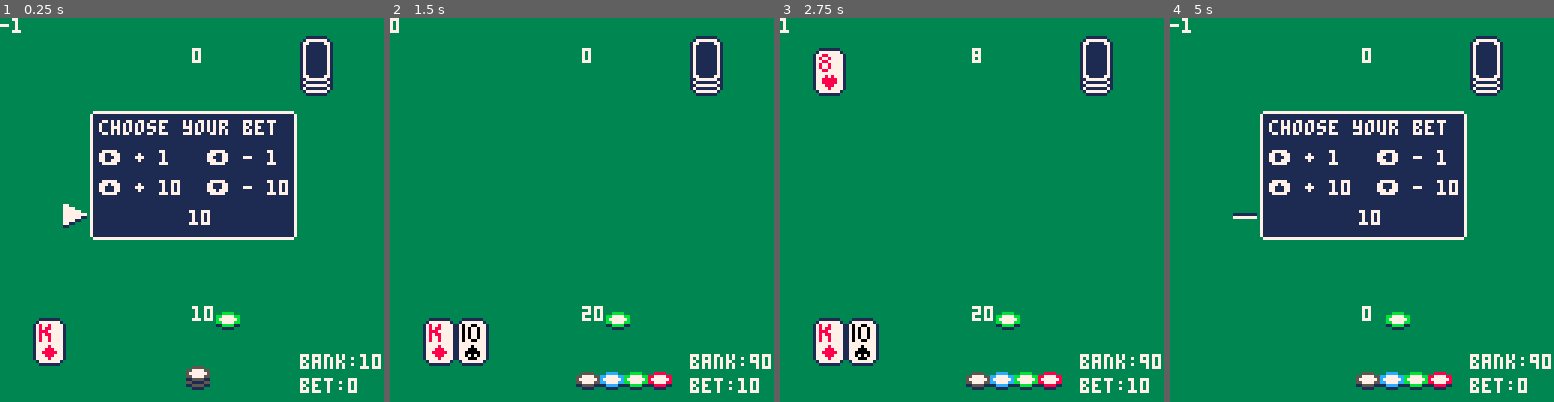
Above: before the commit, frames 1-4 (left to right).
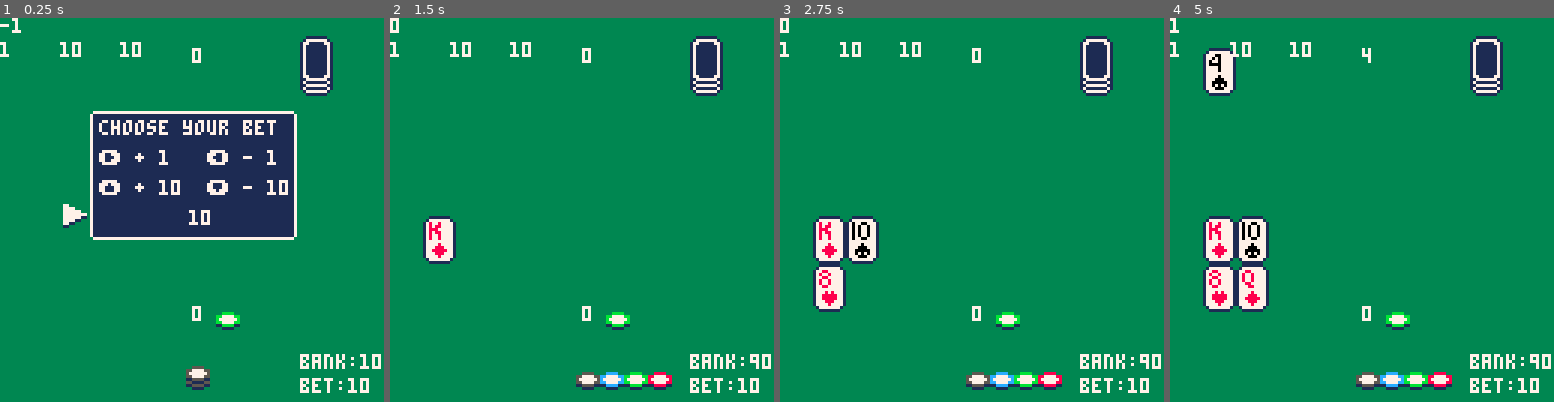
Above: after the commit, the same moments.

Repository: UA-koval/blackjack-pico-8
Game: PICO-8 cartridge blackjack.p8
Two runs of this game, one before a commit and one after it. Both use one fixed random seed, a clock stepped at 60 frames per second and the inputs below.
Inputs:
- Up to frame 1 (0.25 s): no input
- Up to frame 2 (1.5 s): tap O (Z key) at 0.7 s
- Up to frame 3 (2.75 s): hold Right 1.6-2.1 s; tap O (Z key) at 1.7, 2.1, 2.5 s; hold Up 2.15-2.42 s; hold Right from 2.47 s (still down)
- Up to frame 4 (5 s): tap O (Z key) every 0.4 s from 2.9 to 4.9 s; release Right at 3.03 s; hold Left 3.08-3.58 s; hold Down 3.63-3.97 s; hold Right 4.02-4.68 s; hold Up from 4.73 s (still down)

The runs differ from the first frame. In frame 1, 1.6% of the frame differs, in the area x 0-97%, y 6-98%; in frame 2, 3.4%; in frame 3, 6.4%; in frame 4, 24%, in the area x 0-97%, y 0-98%.

Commit message:
Started massive rework

Diff:
--- a/blackjack.p8
+++ b/blackjack.p8
@@ -5,17 +5,31 @@
 -- by koval
 
 -- todo:
--- - game "press start" ui
--- - move stages to different tab
---   and function
--- - fix game logic bugs:
---   *no bugs currently*
+-- - major code rework
+--   in progress!
+--
+--  - move dealer's hand to
+--    array of hand 0
+--
+--  - adapt code for use of
+--    hands array
+--
+--
+-- - game "press start":
+--  - game art screen
+--  - stage update
+--  - draw
 --
 -- - implement split feature
-
+-- - research common blackjack
+--   rules, like "player's
+--   blackjack against dealer's"
+--
 -- game logic vars
-bet = 0
+bets = {10,10}
 bank = 100
+hands= {{},{}}
+active_hand=1
 hand = {}
 dealer = {}
 score=0
@@ -27,7 +41,7 @@
 frame_counter = 1
 stage = -1
 hidden_card = false
-item=0 item_lim=3
+item=0 item_lim=4
 
 -- objects coords
 dealerx=10 dealery=10
@@ -36,7 +50,7 @@
 betx=64    bety =100
 bankx=54  banky=120
 -- player choice window
-menux=20   menuy=32
+menux=60   menuy=32
 sizex=40   sizey=48
 -- bet selection window
 betmenux=31   betmenuy=32
@@ -71,9 +85,15 @@
 	if a < 21 then return 0
 	elseif a > 21 then
 		if h==hand then
-		 game_result=1 stage=5
+		 game_result=1
+		 if #hands!=active_hand then
+			 active_hand+=1
+			else stage=5 end
 		else
-		 game_result=0 stage=5
+		 game_result=0
+		 if #hands!=active_hand then
+			 active_hand+=1
+			else stage=5 end
 		end
 	else return 2 end
 end
@@ -104,9 +124,25 @@
  foreach(h,add_soft_score)
  return score
 end
+
+function next_hand(stage5)
+	if #hands!=active_hand then
+		active_hand+=1
+	else
+	 if stage5 then	stage=5
+	 else stage+=1end
+	 active_hand=0
+	end
+end
 -->8
 -- draw functions
 function draw_all_cards()
+ for n,chand in pairs(hands) do
+ 	for k,v in pairs(chand) do
+	 	draw_card(0+k*11,50+n*16,v[1],v[2])
+		end
+ end
+
 	for k,v in pairs(hand) do
 	 draw_card(0+k*11,100,v[1],v[2])
 	end
@@ -138,7 +174,8 @@
 chip_vals={50,25,10,5,1}
 chip_amount={}
 offset=0
-drawbet=max(tempbet,bet)
+drawbet=tempbet
+-- todo: adapt per hand
 
 for v in all(chip_vals) do
 	y = (v * (flr(drawbet/v)))
@@ -203,7 +240,7 @@
 	 print("stay",menux+2,menuy+10+2,7)
 	 if (#hand>2) pal(7,13)
 	 print("fold",menux+2,menuy+20+2,7)
-	 if (bank<bet) pal(7,13)
+	 if (bank<bets[active_hand]) pal(7,13)
 	 print("double",menux+2,menuy+30+2,7)
 	 print("split",menux+2,menuy+40+2,7)
 	 pal()
@@ -251,7 +288,7 @@
 	 	 print("you are broke!",endscreenx+16,endscreeny+2,7)
 	 	end
 	 else
-	  print("draw!",endscreenx+41,endscreeny+2,7)
+	  print("draw!",endscreenx+32,endscreeny+2,7)
 	 end
 	 print("press ❎ to continue",endscreenx+2,endscreeny+10+2,7)
 end
@@ -279,13 +316,18 @@
  if (stage==-1) draw_bet_window()
  if (stage==6) draw_game_result_window()
  print("bank:"..bank,100,112)
- print("bet:"..bet,100,120)
+ print("bet:"..bets[1],100,120)
+ -- todo: iterate per hand
 -- debug prints
 print(stage,0,0,7)
+print(active_hand,0,8,7)
+for k,v in pairs(bets) do
+ print(v,0+k*20,8,7)
+end
 end
 
 -->8
--- update_stage()
+-- stage functions
 function update_stage()
 
 if stage==-1 then
@@ -350,8 +392,8 @@
   	tempbet+=10
   end
  elseif btnp(4) then
-  bet=tempbet
-  bank-=bet
+  bets[1]=tempbet
+  bank-=tempbet
   stage+=1
  end
 
@@ -359,17 +401,23 @@
 end -- stagem1()
 
 function stage0()
-if (#hand<2) then
-if bet==41 then
-	add(hand,
-	{0,flr(rnd(4))})-- ace
-	add(hand,
-	{11,flr(rnd(4))})-- queen
-else
- add(hand,generate_card())
-end
-else stage+=1 end
-end stage0()
+-- stage 0: give player cards
+for n,chand in pairs(hands) do
+
+if (#chand<2) then
+	if bets[1]==41 then
+		add(chand,
+		{0,flr(rnd(4))})-- ace
+		add(chand,
+		{11,flr(rnd(4))})-- queen
+	else
+	 add(chand,generate_card())
+	end
+	return
+end
+end --foreach hand
+stage+=1
+end --stage0()
 
 function stage1()
 -- stage 1: give dealer card
@@ -377,16 +425,17 @@
  add(dealer,generate_card())
 elseif hidden_card==false then
 	hidden_card = true
-	if (count_score(hand)==21) then
+	if (count_score(hands[active_hand])==21) then
 	 blackjack=true stage=5
  end
 else stage+=1 end
-if (bank<bet) item_lim=2
 end -- stage1()
 
 function stage2()
 -- stage 2: player's choice
-if (#hand>2) item_lim=1
+if (bank<bets[active_hand]) item_lim=2
+if #hands[active_hand]>2 then
+ item_lim=1 end
 
 if btnp(3) and item<item_lim then
 	item+=1 end
@@ -394,18 +443,22 @@
 	item-=1 end
 if btnp(4) then
  if item == 0 then -- hit
-  if hit(hand)==2 then
-   stage+=1
+  if hit(hands[active_hand])==2 then -- 21 score
+			next_hand()
   end
  elseif item == 1 then -- stand
- 	stage+=1
+ 	next_hand()
  elseif item == 2 then -- fold
- 	fold=true
-  stage=5
+  if #hands==1 then
+	 	fold=true
+	  stage=5
+	 end
 
  elseif item == 3 then -- double
-  hit(hand) bank-=bet
-  bet*=2 stage+=1
+  hit(hands[active_hand])
+  bank-=bets[active_hand]
+  bets[active_hand]*=2
+  next_hand()
  end
 
 end -- menu selector
@@ -429,7 +482,7 @@
 --  this stage occurs when
 --  neither sides overdrawn
 --  nor has drawn blackjack
-diff = count_score(hand) -
+diff = count_score(hands[active_hand]) -
        count_score(dealer)
 if diff>0 then
 	game_result=0
@@ -438,7 +491,7 @@
 else
 	game_result=2
 end
-stage+=1
+next_hand()
 end -- stage4()
 
 function stage5()
@@ -446,7 +499,8 @@
 --  0 - win
 --  1 - loss
 --  2 - draw
-payout=bet
+payout=bets[1]
+-- todo: iterate per hand
 
 if fold then
  game_result=1
@@ -458,7 +512,7 @@
  else payout*=2 end
  bank+=flr(payout)
 end
-bet=0
+bets[1]=0
 stage+=1
 
 end
--- a/chips_draw_algo.p8
+++ /dev/null
@@ -1,37 +0,0 @@
-pico-8 cartridge // http://www.pico-8.com
-version 41
-__lua__
-function draw_chips()
-
-chip_vals={50,25,10,5,1}
-chip_amount={}
-bet = 184
-offset=0
-
-for v in all(chip_vals) do
-	y = (v * (flr(bet/v)))
-	add(chip_amount,flr(bet/v))
-	bet-=y
-end
-
-for i=1,5 do
-	if chip_amount[i]==0 then
-		offset+=1
-	end
-
-	n=6-i
-
-	for j=1,chip_amount[i] do
-		spr(n,64+(i-offset)*8,64-j*3)
-	end
-
-end
-
-end
-__gfx__
-00000000007777000088880000bbbb0000cccc000055550000000000000000000000000000000000000000000000000000000000000000000000000000000000
-000000007777777788888888bbbbbbbbcccccccc5555555500000000000000000000000000000000000000000000000000000000000000000000000000000000
-007007007777777788888888bbbbbbbbcccccccc5555555500000000000000000000000000000000000000000000000000000000000000000000000000000000
-000770007777777788888888bbbbbbbbcccccccc5555555500000000000000000000000000000000000000000000000000000000000000000000000000000000
-00077000117777111188881111bbbb1111cccc111155551100000000000000000000000000000000000000000000000000000000000000000000000000000000
-00700700001111000011110000111100001111000011110000000000000000000000000000000000000000000000000000000000000000000000000000000000
